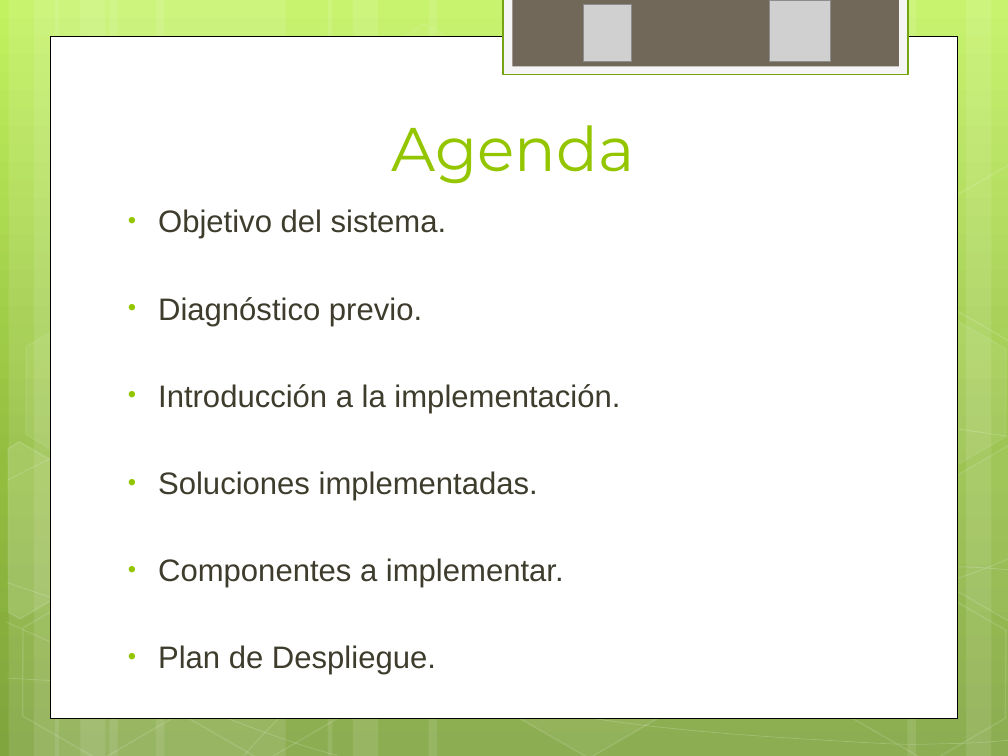
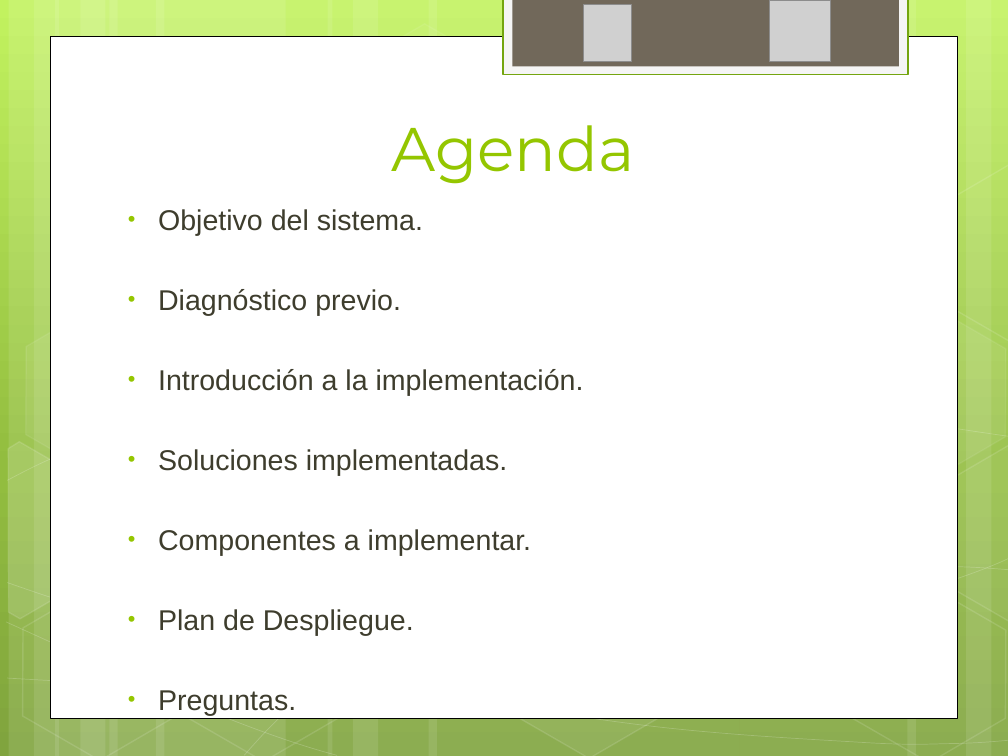
Before and after one commit to ptissera/habilitacion-profesional-2012-4k4, a slide deck: slide 3 of Documentacion/Proyecto/ExposicionRegularidadCOMING.pptx. Drawn at 1008x756 pixels with LibreOffice and Linux fonts; fonts in the diff are those of the drawing; grey boxes stand for pictures. Boxes give left, top, right and bottom in pixels: in the first picture for what was removed or moved away, otherwise in the second. Text is boxed around its words. In the diff, an @@ line names an element or a change of style, - is before the commit and + after.

```diff
--- a/Documentacion/Proyecto/ExposicionRegularidadCOMING.pptx
+++ b/Documentacion/Proyecto/ExposicionRegularidadCOMING.pptx
@@ text at bbox=[158, 209, 584, 636]: paragraph added @@
+• Preguntas.
@@ text at bbox=[158, 209, 584, 636]: size 22.2 to 20.4 pt @@
```
